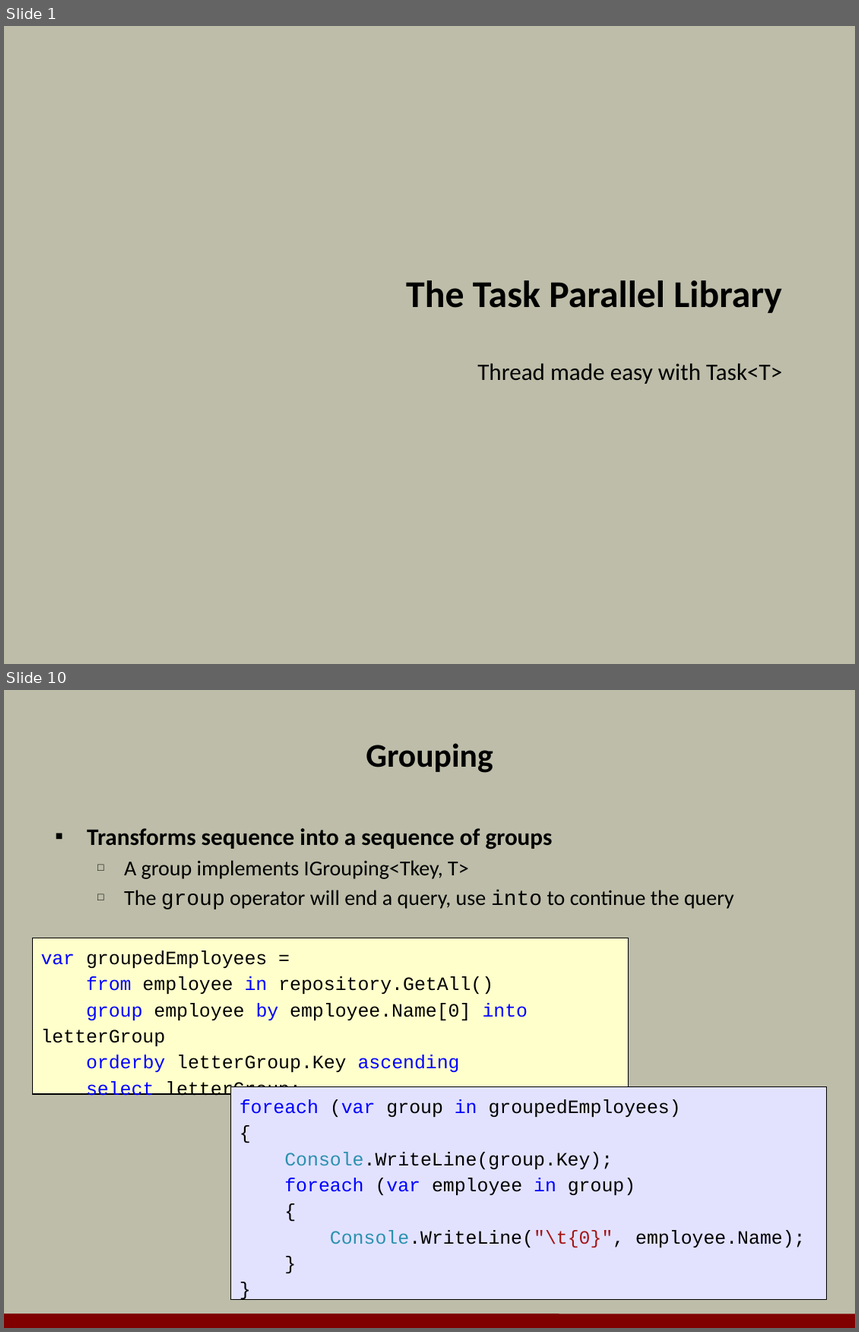
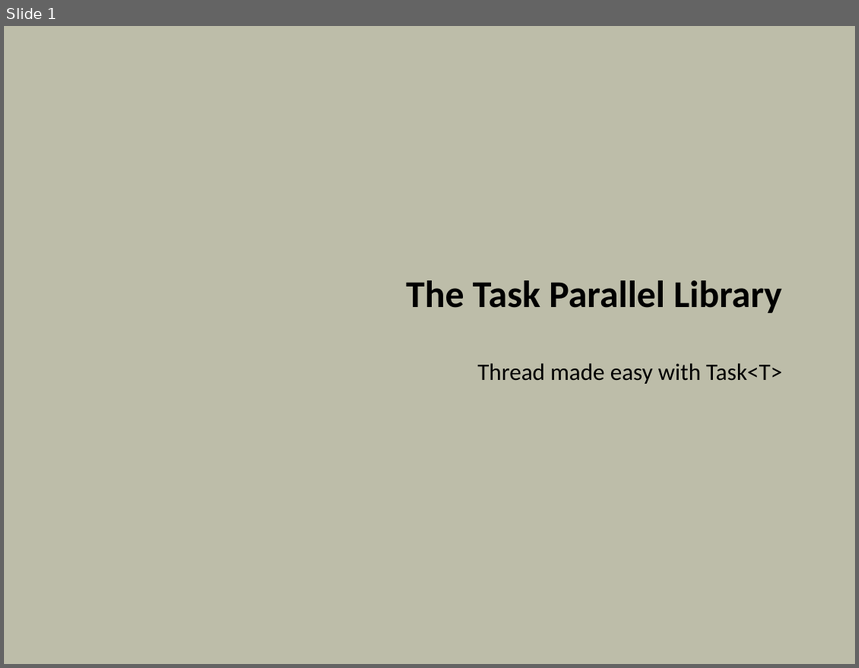
Before and after one commit to OdeToCode/classes, a slide deck: linq/slides/13_TPL.pptx. Shown one above the other, each under a label of ours: slides 1 and 10 before the commit, slide 1 after it; the slides between them are not shown. The pictures are 859x1332 and 859x668 pixels, drawn with LibreOffice and Linux fonts; fonts in the diff are those of the drawing; background and template pictures are left out. Boxes give left, top, right and bottom in pixels: in the first picture for what was removed or moved away, otherwise in the second. Text is boxed around its words. In the diff, an @@ line names an element or a change of style, - is before the commit and + after.

Commit message:
tpl slides

```diff
--- a/linq/slides/13_TPL.pptx
+++ b/linq/slides/13_TPL.pptx
@@ slide 10 removed at box(4, 690, 855, 1328), background #BDBDA9 @@
@@ title removed at box(366, 743, 493, 773) @@
-Grouping
@@ text removed at box(87, 828, 734, 910) @@
-▪ Transforms sequence into a sequence of groups
-  □ A group implements IGrouping<Tkey, T>
-  □ The group operator will end a query, use into to continue the query
@@ rectangle removed at box(32, 939, 628, 1094) @@
-var groupedEmployees =
-from employee in repository.GetAll()
-group employee by employee.Name[0] into letterGroup
-orderby letterGroup.Key ascending
-select letterGroup;
@@ rectangle removed at box(231, 1087, 827, 1300) @@
-foreach (var group in groupedEmployees)
-{
-Console.WriteLine(group.Key);
-foreach (var employee in group)
-{
-Console.WriteLine("\t{0}", employee.Name);
-}
-}
@@ line removed from (4, 1321) to (855, 1322) @@
```
Also in this commit, not shown: 1 slide changed, 11 slides added, 24 other slides removed.
